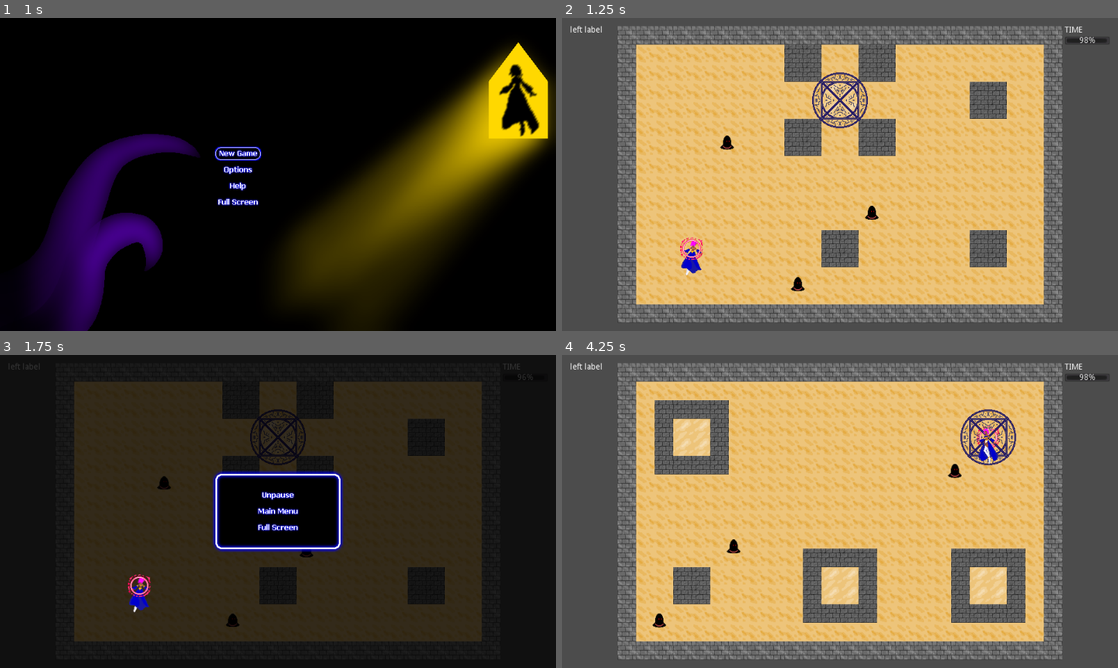
Above: before the commit, frames 1-4 (two rows, left to right).
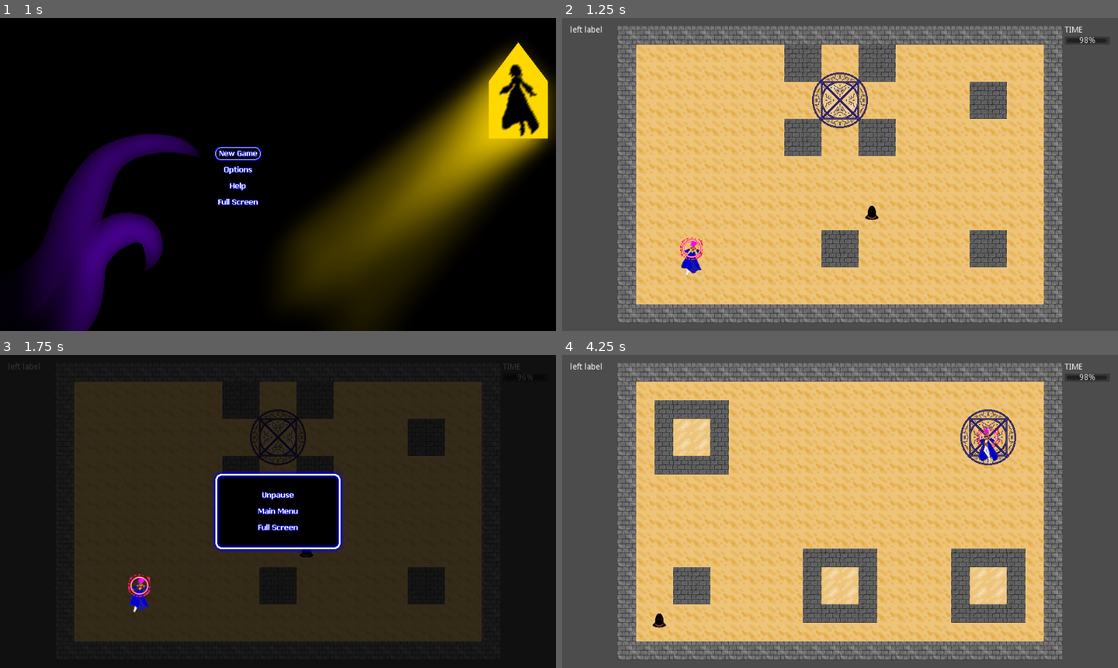
Above: after the commit, the same moments.

Repository: alpacanumerals/LD51
Game: Godot game, scene res://Title.tscn
The game is run twice, just before and just after one commit, with the same random seed, the same clock (stepped at 60 frames per second) and the same inputs.
Inputs (mouse positions are in pixels of both pictures, inside the frame that each line leads up to):
- Up to frame 1 (1 s): click (239, 152) at 0.5 s
- Up to frame 2 (1.25 s): no input
- Up to frame 3 (1.75 s): tap Enter at 1.25 s; move the mouse to (400, 495) at 1.27 s; hold Right (ui_right) from 1.28 s (still down); tap P at 1.35 s; click (400, 495) at 1.42 s
- Up to frame 4 (4.25 s): release Right (ui_right) at 2 s; click (840, 527) at 2 s; click (840, 511) at 2.75 s; click (801, 489) at 3.5 s

Frame 1 is identical in both runs. In frame 2, 0.2% of the frame differs, in the area x 28-44%, y 37-88%; in frame 3, 0.1%; in frame 4, 0.2%, in the area x 29-72%, y 34-64%.

Commit message:
difficulty scaling

Diff:
--- a/level/map.gd
+++ b/level/map.gd
@@ -35,7 +35,7 @@
             player_starts += 1
         mob_starts += block[9].size()
 
-    var mob_start_minimum = get_parent().mob_count
+    var mob_start_minimum = 6
 
     return player_starts > 0 && mob_starts > mob_start_minimum
 
--- a/level/play_area.gd
+++ b/level/play_area.gd
@@ -6,12 +6,13 @@
 const tentacle = preload("res://mobs/Tentacle.tscn")
 const blob = preload("res://mobs/Blob.tscn")
 
-var mob_count = 3
+var difficulty = 1
 var current_mobs
+
+const mob_cap = 3
 
 func _ready():
     reset_map()
-    $Navigation2D
 
 func _on_PlayerRoot_shoot(bullet, direction, location):
     var b = bullet.instance()
@@ -41,21 +42,29 @@
     current_mobs = 0
 
     var possible_starts = $TileMap.get_mob_starts()
+    var actual_starts = []
 
-    var actual_starts = []
-    for n in range(mob_count):
+    var hard_mobs = 0
+    var adj_difficulty = difficulty
+    while adj_difficulty > possible_starts.size() || adj_difficulty > mob_cap:
+        hard_mobs += 1
+        adj_difficulty -= 1
+
+    for n in range(adj_difficulty):
         if (possible_starts.size() > 0):
             var index = randi() % possible_starts.size()
             var start = possible_starts.pop_at(index)
             actual_starts.push_back(start)
 
     for start in actual_starts:
-        var t = tentacle.instance()
-        var b = blob.instance()
-        add_child(b)
+        var m = blob.instance()
+        if hard_mobs > 0:
+            m = tentacle.instance()
+            hard_mobs -= 1
+        add_child(m)
         var x = start[0] * 32
         var y = start[1] * 32
-        b.position = Vector2(x, y)
+        m.position = Vector2(x, y)
         current_mobs += 1
 
 func remove_bullets():
@@ -81,6 +90,7 @@
     $MagicCircle.position = Vector2(x, y)
 
 func _on_GameRoot_reset_map():
+    difficulty += 1
     reset_map()
 
 func _on_MagicCircle_circle_triggered():
